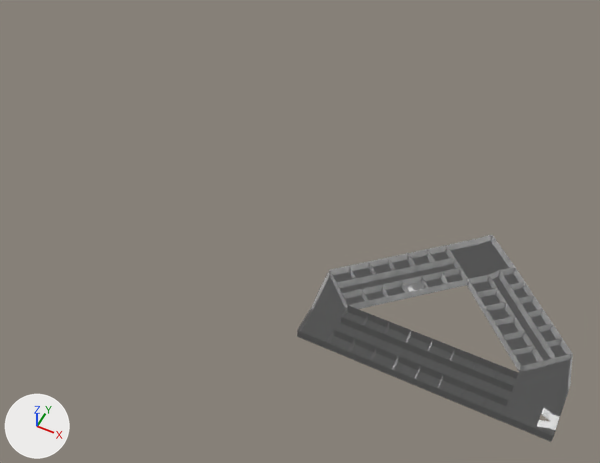
Two versions of the Blender file Assets/Models/hotel.blend, one commit apart.
Both versions are drawn from a camera (50 mm lens) standing at (39.0, -225.0, 311.0) and looking at (-69.0, -10.0, 43.0). Arrows for +X, +Y and +Z are at lower left; the lights stay in place.
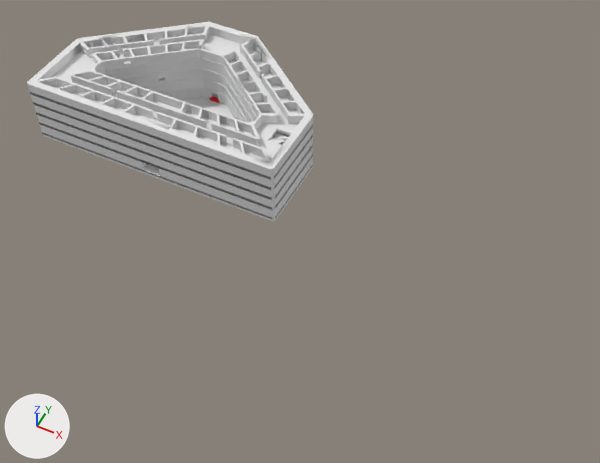
What differs and where, as boxes (x1, y1, x2, y2) in the pictures (600 x 463 px):
'Arbre', added: after (27, 21, 313, 221)
'Structure', deleted: before (297, 235, 573, 442)
'Cube.002', moved, rescaled (14% narrower, 43% shorter): before (541, 408, 554, 421); after (209, 96, 220, 103)
'Cube.001', moved, turned, rescaled (not visible afterwards): before (537, 420, 552, 429)
'Cube', deleted: before (550, 415, 559, 431)

What changed in the scene script:
```text
Add me_cone_003:
    me_cone_003.from_pydata(...)  # 6880 vertices, 6242 faces; spans x -82.7..48.4, y -37.9..43.8, z -6.0..26.8
    me_cone_003.polygons.foreach_set('use_smooth', [True] * 6242)
Remove ob_structure:
    ob_structure = bpy.data.objects.new('Structure', me_cube)
    ob_structure.location = (11.2, -18.4, 5.2)
    ob_structure.scale = (6.95, 6.32, 2.41)
    _m = ob_structure.modifiers.new('Array', 'ARRAY')
    _m.relative_offset_displace = (0.0, 0.0, 0.0)
Remove ob_cube:
    ob_cube = bpy.data.objects.new('Cube', me_cube_002)
    ob_cube.location = (56.4, -28.8, 5.2)
    ob_cube.scale = (1.07, 1.76, -0.187)
Change ob_cube_001:
    ob_cube_001.location: (50.6, -28.9, 3.0) -> (-163.6, -10.8, 93.3)
    ob_cube_001.rotation_euler: (0.0, 0.0, 0.0) -> (0.0, 0.0, -0.445)  # degrees (0, 0, 0) -> degrees (0, 0, -25)
    ob_cube_001.scale: (0.401, 1.71, 0.19) -> (2.05, 0.803, 0.803)
Change ob_cube_002:
    ob_cube_002.location: (50.6, -25.4, 7.5) -> (-119.5, 10.3, 82.2)
    ob_cube_002.scale: (0.401, -1.71, -0.19) -> (2.47, 0.641, 0.969)
Add ob_arbre:
    ob_arbre = bpy.data.objects.new('Arbre', me_cone_003)
    ob_arbre.location = (-105.1, -7.8, 84.7)
    ob_arbre.scale = (0.834, 0.834, 0.834)
```
